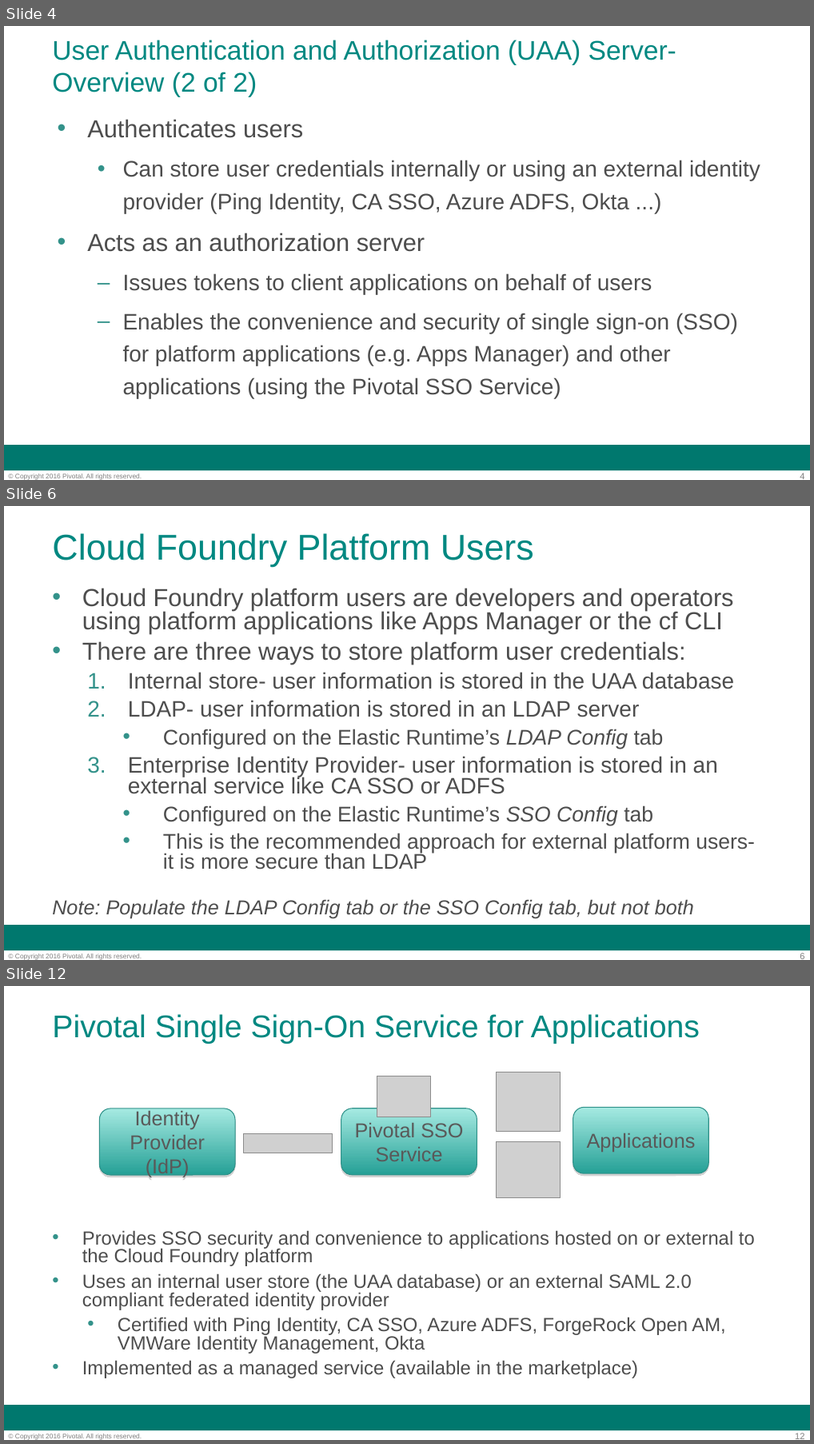
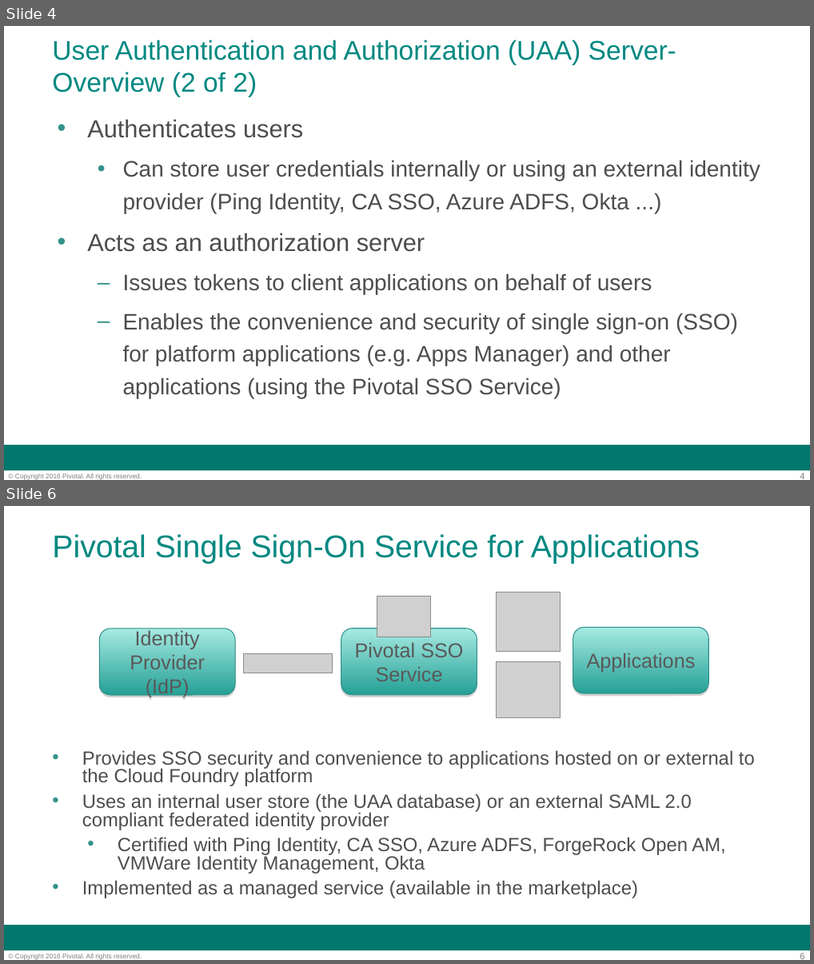
Before and after one commit to codehopper-uk/pcf-workshop, a slide deck: applications/slides/day-2/09.2-security-and-sso.ppt. Shown one above the other, each under a label of ours: slides 4, 6 and 12 before the commit, slides 4 and 6 after it; the slides between them are not shown. The pictures are 814x1444 and 814x964 pixels, drawn with LibreOffice and Linux fonts; fonts in the diff are those of the drawing; grey boxes stand for pictures; background and template pictures are left out. Boxes give left, top, right and bottom in pixels: in the first picture for what was removed or moved away, otherwise in the second. Text is boxed around its words. In the diff, an @@ line names an element or a change of style, - is before the commit and + after.

```diff
--- a/applications/slides/day-2/09.2-security-and-sso.ppt
+++ b/applications/slides/day-2/09.2-security-and-sso.ppt
@@ slide 6 removed at <box>4,506,810,960</box>, background #FFFFFF; not listed: 3 template elements that a slide beside it also shows @@
@@ title removed at <box>52,533,534,567</box> @@
-Cloud Foundry Platform Users
@@ text removed at <box>82,588,755,869</box> @@
-• Cloud Foundry platform users are developers and operators using platform applications like Apps Manager or the cf CLI
-• There are three ways to store platform user credentials:
-  1. Internal store- user information is stored in the UAA database
-  2. LDAP- user information is stored in an LDAP server
-    • Configured on the Elastic Runtime’s LDAP Config tab
-  3. Enterprise Identity Provider- user information is stored in an external service like CA SSO or ADFS
-    • Configured on the Elastic Runtime’s SSO Config tab
-    • This is the recommended approach for external platform users- it is more secure than LDAP
@@ text removed at <box>52,899,694,918</box> @@
-Note: Populate the LDAP Config tab or the SSO Config tab, but not both
@@ what was slide 12 is now slide 6 @@
@@ page number at <box>800,952,805,959</box>: text changed @@
-12
+6
```
Also in this commit, not shown: 2 slides changed, 5 other slides removed, 4 other files.
